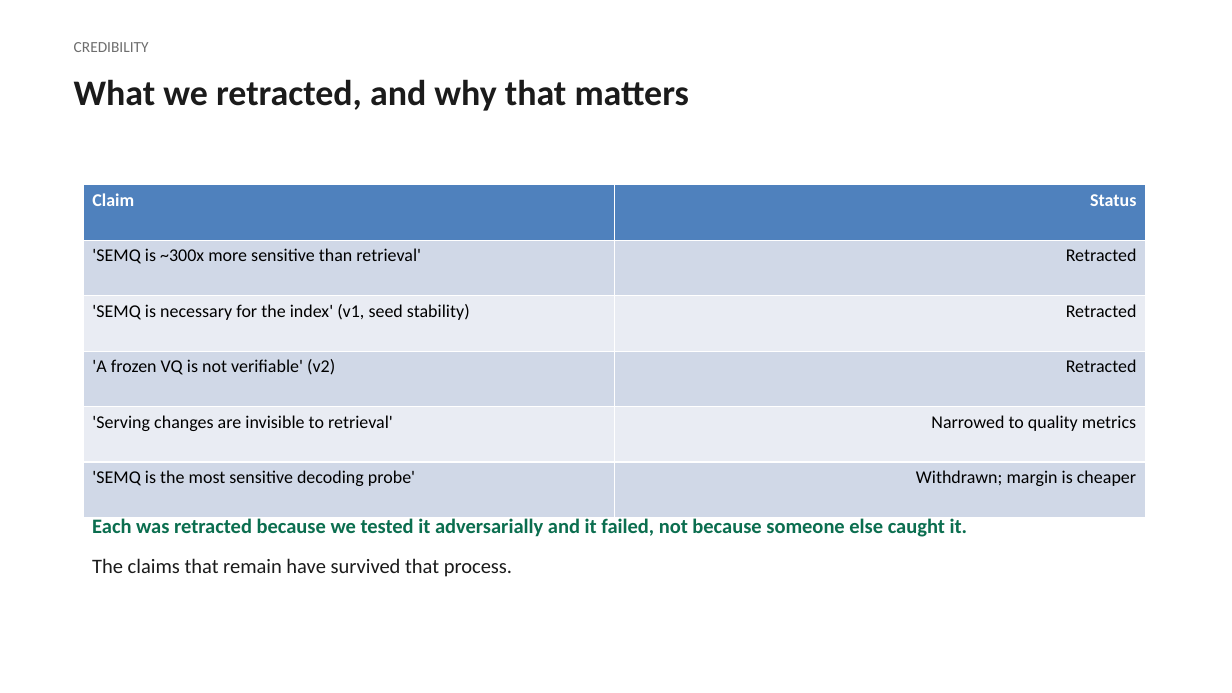
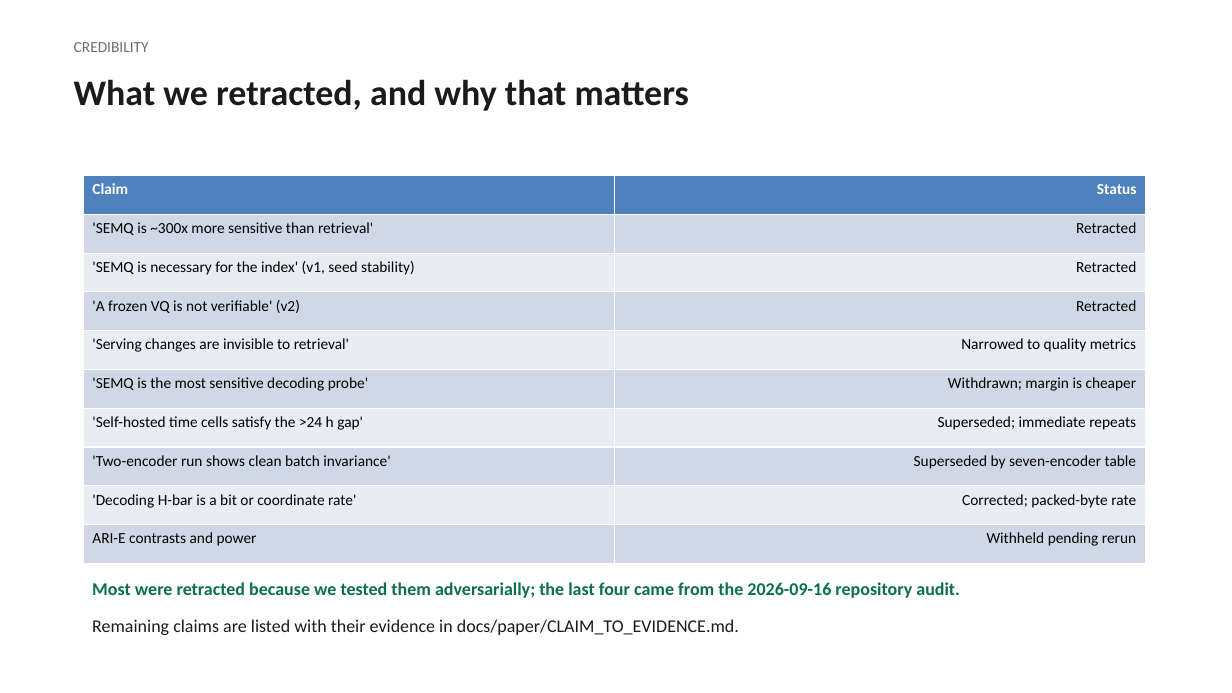
Before and after one commit to The-SEMQ-Group/semq-ari-benchmark, a slide deck: slide 13 of docs/deck/ari-technical.pptx (slide 12 before the commit). Drawn at 1232x693 pixels with LibreOffice and Linux fonts; fonts in the diff are those of the drawing. Boxes give left, top, right and bottom in pixels: in the first picture for what was removed or moved away, otherwise in the second. Text is boxed around its words. In the diff, an @@ line names an element or a change of style, - is before the commit and + after.

Commit message:
Release pass: retire superseded claims, add release checklist, manifest and claim index
Squashed onto main after two rebases left conflict markers in the
changelog history. Content as reviewed in PR #32: retired-claims sweep
of decks and docs, RELEASE.md checklist, release_manifest.py with a
committed manifest for this commit, CLAIM_TO_EVIDENCE.md, and a tracked
copy of the repository audit.

```diff
--- a/docs/deck/ari-technical.pptx
+++ b/docs/deck/ari-technical.pptx
@@ table at <box>83,176,1146,564</box> @@
+row 7: 'Self-hosted time cells satisfy the >24 h gap' | Superseded; immediate repeats
+row 8: 'Two-encoder run shows clean batch invariance' | Superseded by seven-encoder table
+row 9: 'Decoding H-bar is a bit or coordinate rate' | Corrected; packed-byte rate
+row 10: ARI-E contrasts and power | Withheld pending rerun
@@ table: place and size @@
-table at <box>83,185,1146,518</box>
+table at <box>83,176,1146,564</box>
@@ text at <box>92,582,960,635</box>: text changed; size 16 to 14 pt @@
-Each was retracted because we tested it adversarially and it failed, not because someone else caught it.
-The claims that remain have survived that process.
+Most were retracted because we tested them adversarially; the last four came from the 2026-09-16 repository audit.
+Remaining claims are listed with their evidence in docs/paper/CLAIM_TO_EVIDENCE.md.
```
Also in this commit, not shown: 7 other slides changed, 1 slide added, 30 other files.
